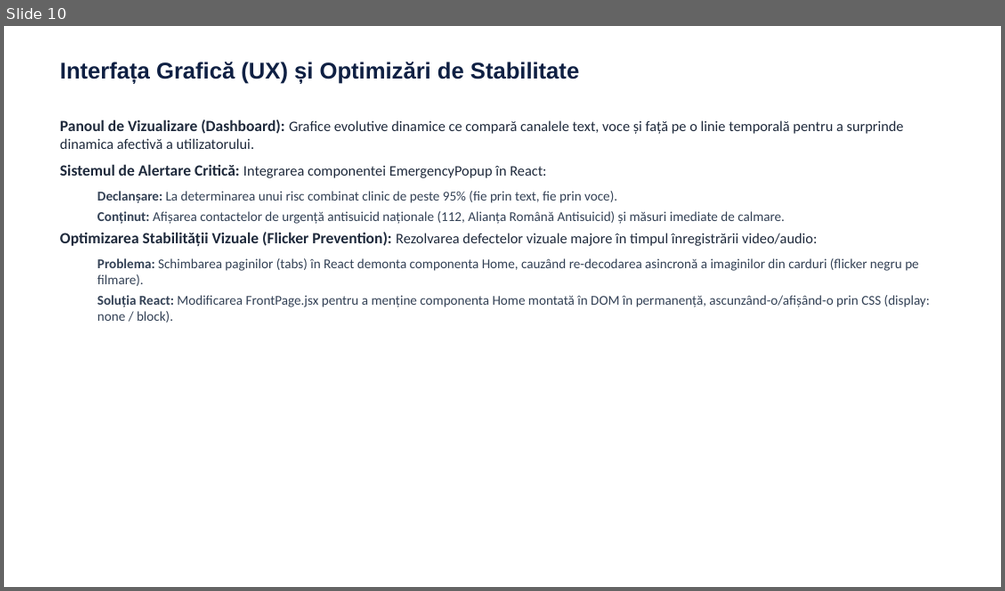
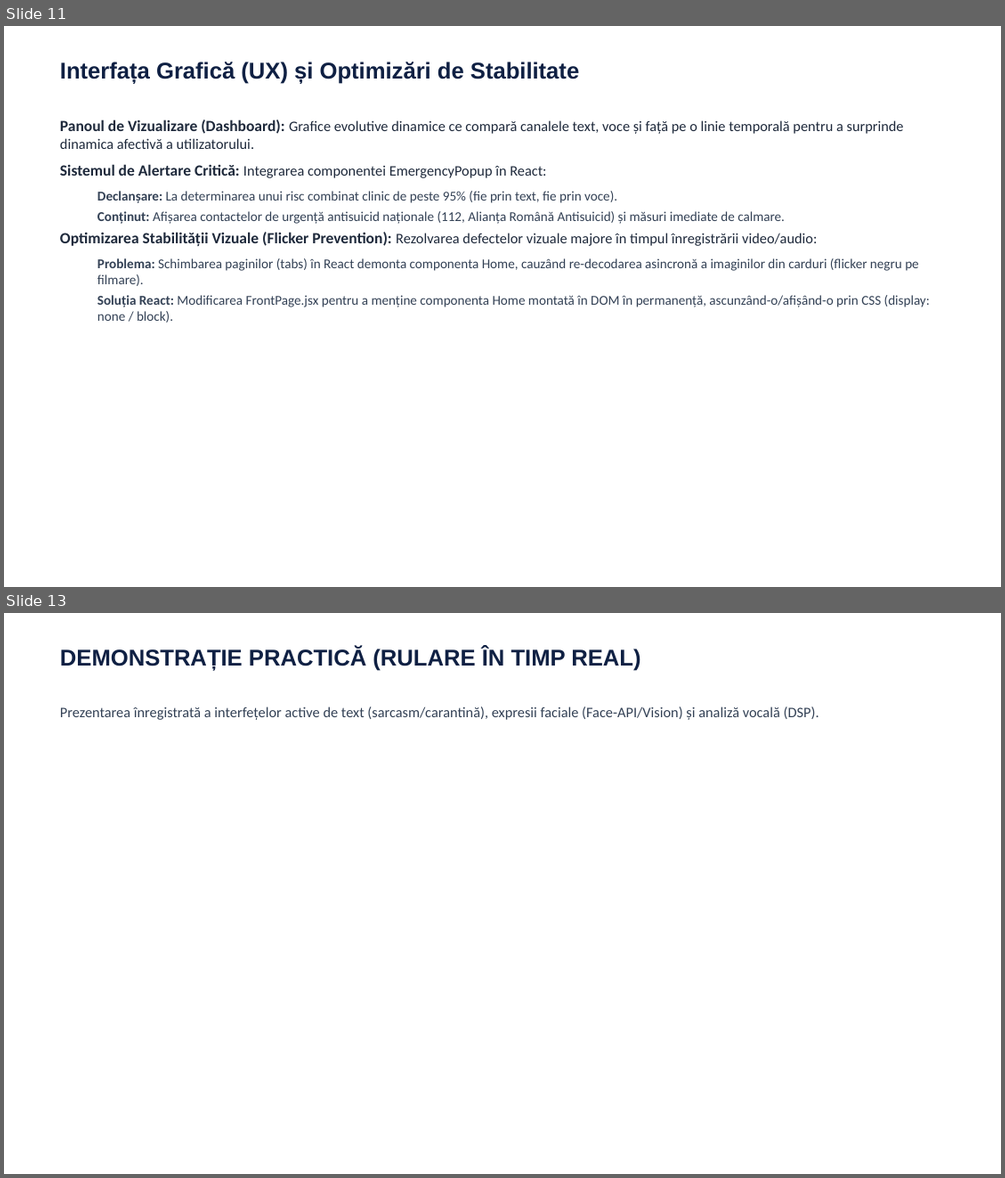
Before and after one commit to benxta4424/Anchor, a slide deck: Prezentare_Licenta_Podean_Beniamin.pptx. Shown one above the other, each under a label of ours: slide 10 before the commit, slides 11 and 13 after it; the slides between them are not shown. The pictures are 1005x591 and 1005x1178 pixels, drawn with LibreOffice and Linux fonts; fonts in the diff are those of the drawing. Boxes give left, top, right and bottom in pixels: in the first picture for what was removed or moved away, otherwise in the second. Text is boxed around its words. In the diff, an @@ line names an element or a change of style, - is before the commit and + after.

```diff
--- a/Prezentare_Licenta_Podean_Beniamin.pptx
+++ b/Prezentare_Licenta_Podean_Beniamin.pptx
@@ slide 13 added at (4, 613, 1001, 1174), background #FFFFFF @@
@@ text added at (60, 647, 640, 671), 22 pt, text #0F2043, bold @@
+DEMONSTRAȚIE PRACTICĂ (RULARE ÎN TIMP REAL)
@@ text added at (60, 706, 819, 720), 14 pt, text #334155 @@
+Prezentarea înregistrată a interfețelor active de text (sarcasm/carantină), expresii faciale (Face-API/Vision) și analiză vocală (DSP).
@@ what was slide 10 is now slide 11 @@
```
Also in this commit, not shown: 1 slide changed, 2 other slides added.
